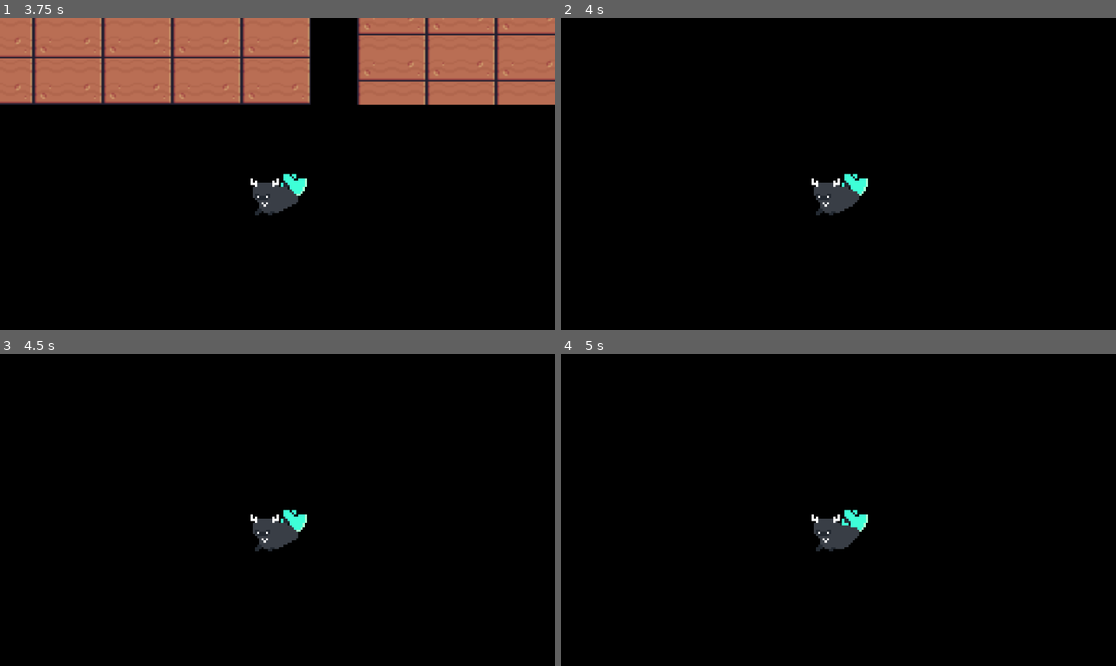
Above: before the commit, frames 1-4 (two rows, left to right).
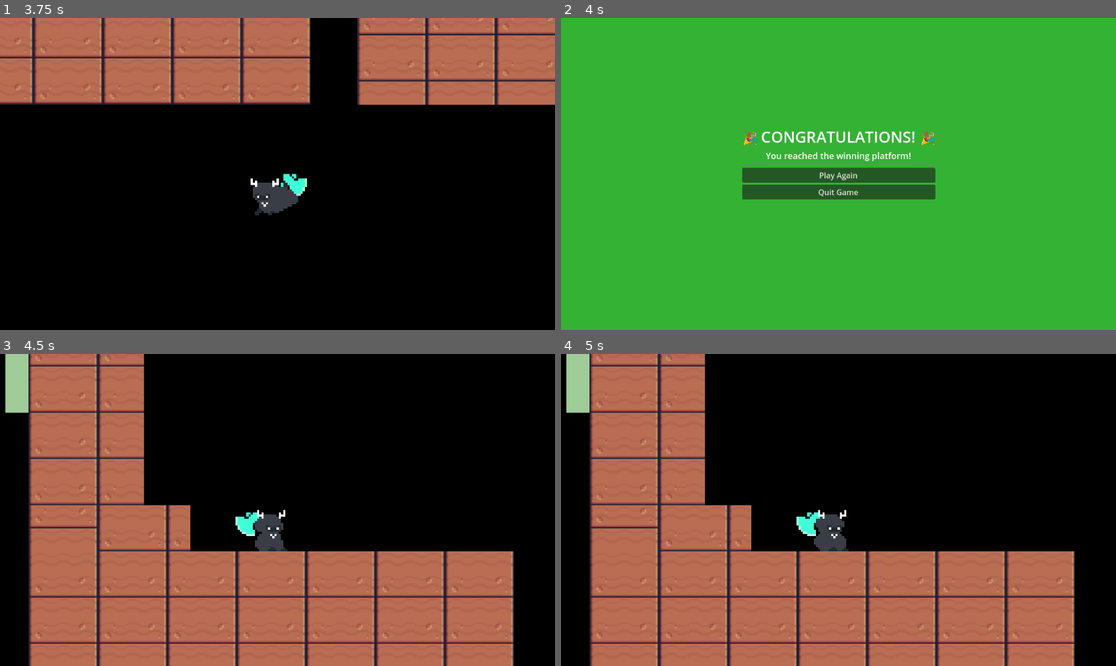
Above: after the commit, the same moments.

Repository: superyeetyash/daydream-project
Game: Godot game, scene res://main.tscn
Same seed, same stepped clock (60 frames per second), same inputs: the game is played once before the commit and once after it. The engine's default icon, where the game draws it, is replaced by a stand-in: a white triangle on a blue panel in a dark square.
Inputs (mouse positions are in pixels of both pictures, inside the frame that each line leads up to):
- Up to frame 1 (3.75 s): hold Right (right) 0.53-2.03 s; tap Space (up) at 0.77, 1.52, 3.02 s; hold Left (left) from 2.03 s (still down)
- Up to frame 2 (4 s): keep holding Left (left); tap Space (up) at 3.77 s
- Up to frame 3 (4.5 s): release Left (left) at 4.25 s; click (277, 510) at 4.25 s, where only the run after the commit has a clickable "Play Again"
- Up to frame 4 (5 s): no input

Frame 1 is identical in both runs. In frame 2, 100% of the frame differs, in the area x 0-100%, y 0-100%; in frame 3, 48%; in frame 4, 48%.

Commit message:
added win screen  more ish

Diff:
--- a/main.tscn
+++ b/main.tscn
@@ -1,7 +1,8 @@
-[gd_scene load_steps=36 format=4 uid="uid://dtuqbrulfuv2l"]
+[gd_scene load_steps=38 format=4 uid="uid://dtuqbrulfuv2l"]
 
 [ext_resource type="Script" uid="uid://oa6oklbl8m10" path="res://player.gd" id="1_h2yge"]
 [ext_resource type="Texture2D" uid="uid://c2ajoocoe8pn1" path="res://icon.svg" id="2_1bvp3"]
+[ext_resource type="Script" path="res://win_zone.gd" id="2_5h6wk"]
 [ext_resource type="Texture2D" uid="uid://r0wjiyfywa84" path="res://Archis/Fall.png" id="3_5vw27"]
 [ext_resource type="Texture2D" uid="uid://b2ccdu5wqf8fd" path="res://Archis/Run.png" id="3_7mycd"]
 [ext_resource type="Texture2D" uid="uid://b52ic1ctshjex" path="res://Terrain (16x16).png" id="3_h2yge"]
@@ -11,6 +12,9 @@
 
 [sub_resource type="RectangleShape2D" id="RectangleShape2D_7mycd"]
 size = Vector2(85.5, 108.5)
+
+[sub_resource type="RectangleShape2D" id="RectangleShape2D_winzone"]
+size = Vector2(2000, 100)
 
 [sub_resource type="AtlasTexture" id="AtlasTexture_w48qg"]
 atlas = ExtResource("3_5vw27")
@@ -279,6 +283,13 @@
 sprite_frames = SubResource("SpriteFrames_w48qg")
 animation = &"idle"
 
+[node name="WinZone" type="Area2D" parent="."]
+script = ExtResource("2_5h6wk")
+
+[node name="CollisionShape2D" type="CollisionShape2D" parent="WinZone"]
+position = Vector2(0, 2700)
+shape = SubResource("RectangleShape2D_winzone")
+
 [node name="TileMapLayer" type="TileMapLayer" parent="."]
 position = Vector2(78.99999, 18)
 scale = Vector2(10, 10)
